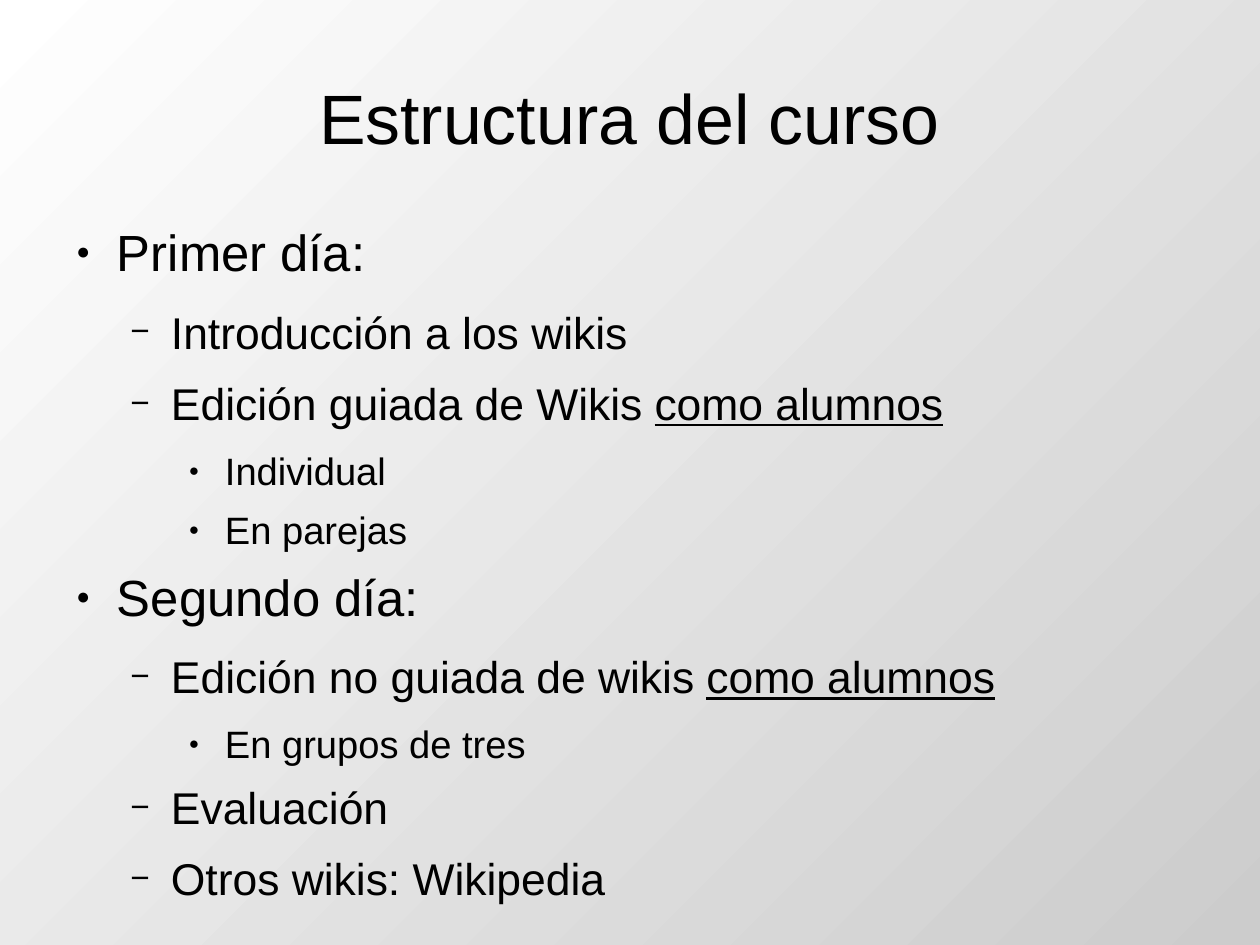
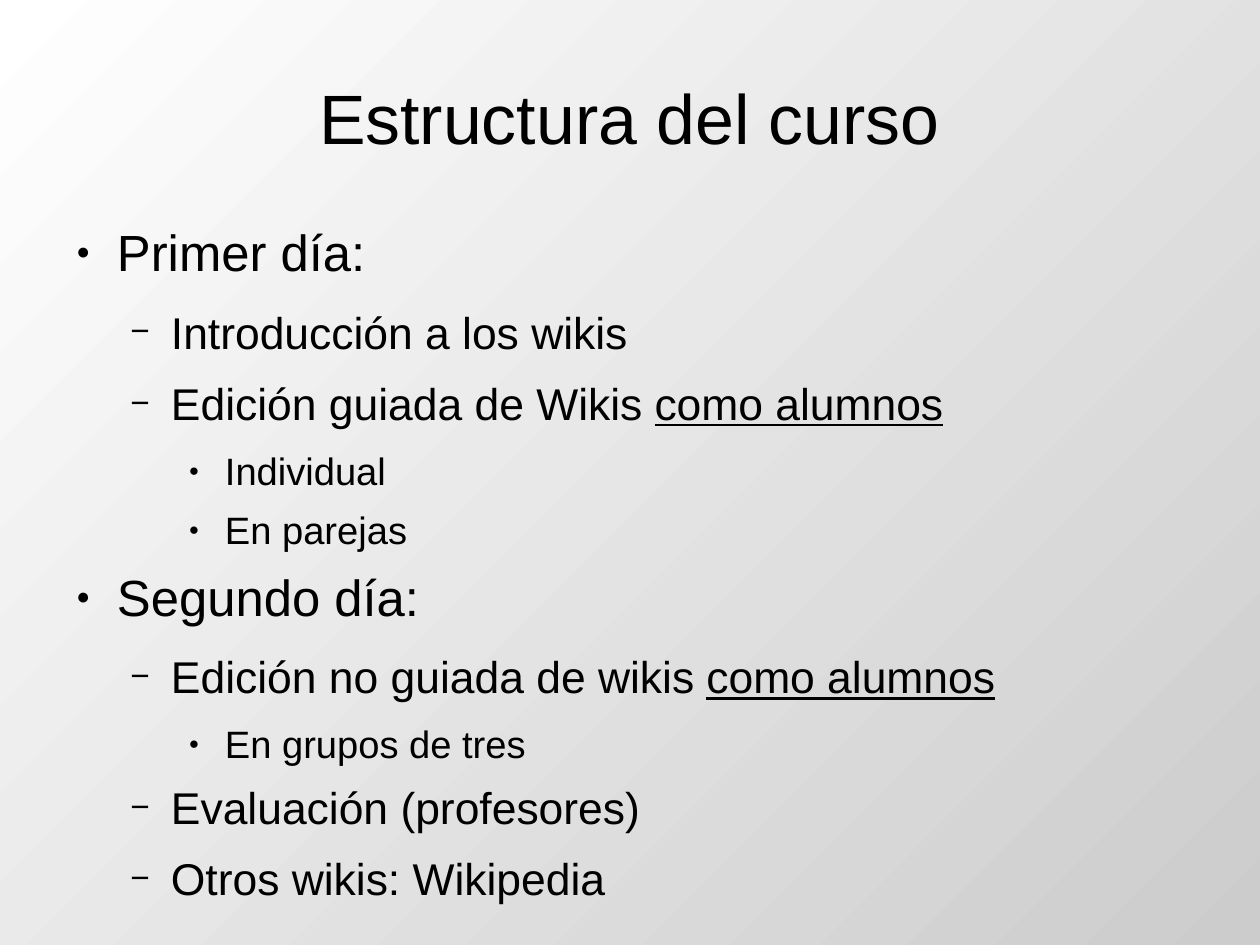
Before and after one commit to DrPantera/wikis4education, a slide deck: slide 4 of uca-2015/tema-0-Presentacion.odp. Drawn at 1260x945 pixels with LibreOffice and Linux fonts; fonts in the diff are those of the drawing. Boxes give left, top, right and bottom in pixels: in the first picture for what was removed or moved away, otherwise in the second. Text is boxed around its words. In the diff, an @@ line names an element or a change of style, - is before the commit and + after.

```diff
--- a/uca-2015/tema-0-Presentacion.odp
+++ b/uca-2015/tema-0-Presentacion.odp
@@ text at box(171, 791, 640, 833): text changed @@
-  − Evaluación
+  − Evaluación (profesores)
```
Also in this commit, not shown: 2 other slides changed.
